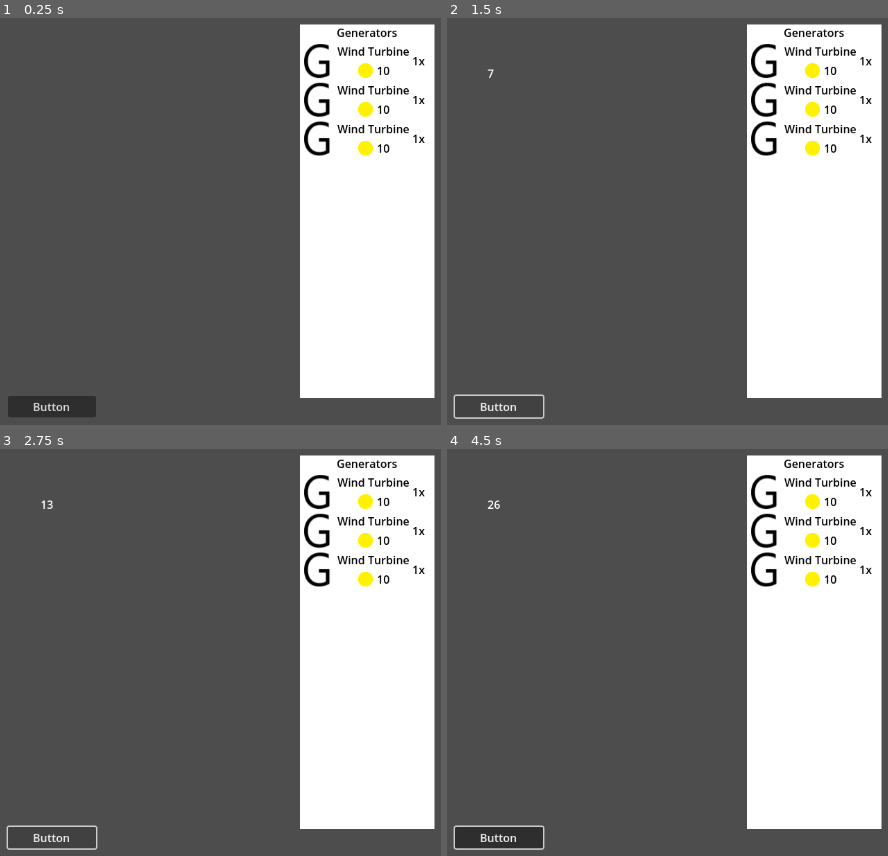
Above: before the commit, frames 1-4 (two rows, left to right).
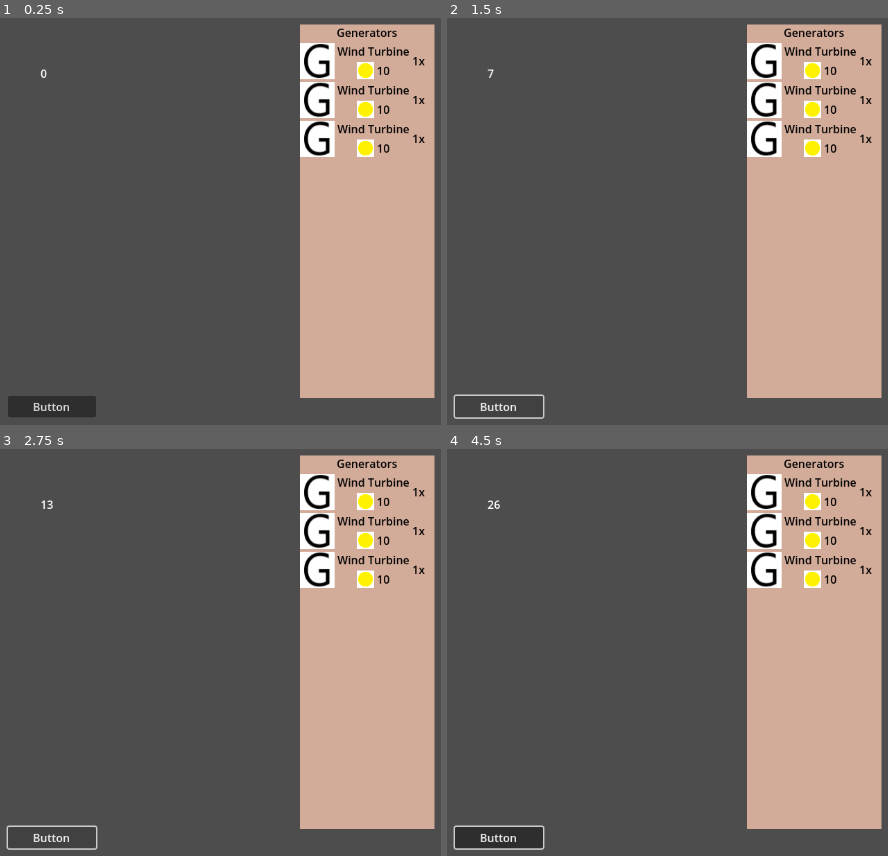
Above: after the commit, the same moments.

Repository: AdamMetz/Sustainify
Game: Godot game, scene res://scenes/Main.tscn
Two runs of this game, one before a commit and one after it. Both use one fixed random seed, a clock stepped at 60 frames per second and the inputs below.
Inputs (mouse positions are in pixels of both pictures, inside the frame that each line leads up to):
- Up to frame 1 (0.25 s): no input
- Up to frame 2 (1.5 s): click "Button" at 0.5 s; click "Button" at 1.25 s
- Up to frame 3 (2.75 s): click "Button" at 2 s
- Up to frame 4 (4.5 s): tap Enter at 2.75, 4.25 s; move the mouse to (680, 636) at 2.77 s; click (680, 636) at 2.92 s; tap Space at 3.5 s; move the mouse to (outside the picture) at 3.52 s; click (outside the picture) at 3.67 s; move the mouse to (583, 558) at 4.27 s; click (583, 558) at 4.42 s

The runs differ from the first frame. In frame 1, 25% of the frame differs, in the area x 9-99%, y 1-94%; in frame 2, 25%; in frame 3, 25%; in frame 4, 25%.
Error after the commit: Invalid assignment of property or key 'generatorName' with value of type 'String' on a base object of type 'HBoxContainer (WindTurbineGenerator)'. (res://scene…

Commit message:
Standardize naming conventions, add BaseGenerator class

Diff:
--- /dev/null
+++ b/src/scenes/Generator.gd
@@ -0,0 +1,20 @@
+extends HBoxContainer
+
+class_name BaseGenerator
+
+signal generator_purchased
+
+# Common properties
+var generator_name : String # Must be a unique property
+var cost : int
+var points_per_second : int
+var number_owned : int
+var price_increase : float
+
+func set_cost(new_cost : int): cost = new_cost
+
+func _on_gui_input(event):
+	if (event is InputEventMouseButton):
+		if (event.button_index == MOUSE_BUTTON_LEFT and event.pressed):
+			print(self.generator_name)
+			emit_signal("generator_purchased", self)
--- a/src/scenes/Main.gd
+++ b/src/scenes/Main.gd
@@ -1,27 +1,35 @@
 extends Control
 
-var sustainabilityPoints : int = 0
-var pointsPerClick : int = 1
-var pointsPerSecond : int = 5
+var sustainability_points : int = 0
+var points_per_click : int = 1
+var points_per_second : int = 5
 
 # Called when the node enters the scene tree for the first time.
 func _ready():
-	pass # Replace with function body.
+	for generator in $GeneratorsPanelBackground/GeneratorsContainer.get_children():
+		if generator is BaseGenerator:
+			generator.generator_purchased.connect(on_generator_purchased)
+	updatePoints(0)
 
 
 # Called every frame. 'delta' is the elapsed time since the previous frame.
 func _process(delta):
 	pass
 
-func updatePoints(points : int):
-	if (sustainabilityPoints + points >= 0):
-		sustainabilityPoints += points
-		$Label.text = str(sustainabilityPoints)
+func updatePoints(pointsDelta : int):
+	if (sustainability_points + pointsDelta >= 0):
+		sustainability_points += pointsDelta
+		$PointDisplay.text = str(sustainability_points)
 
+func updatePointsPerSecond(points_per_second_delta: int):
+	points_per_second += points_per_second_delta
 
 func _on_clicker_button_button_down():
-	updatePoints(pointsPerClick)
+	updatePoints(points_per_click)
 
 
 func _on_timer_timeout():
-	updatePoints(pointsPerSecond)
+	updatePoints(points_per_second)
+
+func on_generator_purchased(generator : BaseGenerator):
+	print(generator.cost)
--- a/src/scenes/Main.tscn
+++ b/src/scenes/Main.tscn
@@ -1,16 +1,26 @@
-[gd_scene load_steps=4 format=3 uid="uid://c651v7kq6daoc"]
+[gd_scene load_steps=7 format=3 uid="uid://c651v7kq6daoc"]
 
 [ext_resource type="Script" path="res://scenes/Main.gd" id="1_y24vv"]
 [ext_resource type="Texture2D" uid="uid://b0o5vwmdvugfc" path="res://assets/Generator-Dummy-Image.png" id="2_cuce1"]
+[ext_resource type="Texture2D" uid="uid://cdq84fb1nf85d" path="res://assets/Background.png" id="2_w8t11"]
+[ext_resource type="Script" path="res://scenes/WindTurbineGenerator.gd" id="3_3in7a"]
 [ext_resource type="Texture2D" uid="uid://wbmls4xd5htk" path="res://assets/Coin.png" id="3_h1xie"]
+[ext_resource type="Script" path="res://scenes/SolarPanelGenerator.gd" id="6_1ult1"]
 
 [node name="Main" type="Control"]
 layout_mode = 3
+anchors_preset = 15
 anchor_right = 1.0
 anchor_bottom = 1.0
 grow_horizontal = 2
 grow_vertical = 2
 script = ExtResource("1_y24vv")
+
+[node name="Background" type="TextureRect" parent="."]
+layout_mode = 0
+offset_right = 1152.0
+offset_bottom = 648.0
+texture = ExtResource("2_w8t11")
 
 [node name="ClickerButton" type="Button" parent="."]
 layout_mode = 1
@@ -27,7 +37,7 @@
 grow_vertical = 2
 text = "Button"
 
-[node name="Label" type="Label" parent="."]
+[node name="PointDisplay" type="RichTextLabel" parent="."]
 layout_mode = 0
 offset_left = 553.0
 offset_top = 90.0
@@ -37,122 +47,127 @@
 [node name="Timer" type="Timer" parent="."]
 autostart = true
 
-[node name="ColorRect" type="ColorRect" parent="."]
+[node name="GeneratorsPanelBackground" type="ColorRect" parent="."]
 layout_mode = 0
 offset_left = 927.0
 offset_top = 31.0
 offset_right = 1121.0
 offset_bottom = 570.0
+color = Color(0.823529, 0.670588, 0.6, 1)
 
-[node name="VBoxContainer" type="VBoxContainer" parent="ColorRect"]
+[node name="GeneratorsContainer" type="VBoxContainer" parent="GeneratorsPanelBackground"]
 layout_mode = 0
 offset_right = 194.0
 offset_bottom = 539.0
 
-[node name="GeneratorsLabel" type="Label" parent="ColorRect/VBoxContainer"]
+[node name="GeneratorsLabel" type="Label" parent="GeneratorsPanelBackground/GeneratorsContainer"]
 layout_mode = 2
 theme_override_colors/font_color = Color(0, 0, 0, 1)
 text = "Generators"
 horizontal_alignment = 1
 
-[node name="Generator" type="HBoxContainer" parent="ColorRect/VBoxContainer"]
+[node name="WindTurbineGenerator" type="HBoxContainer" parent="GeneratorsPanelBackground/GeneratorsContainer"]
 layout_mode = 2
+script = ExtResource("3_3in7a")
 
-[node name="GeneratorImage" type="TextureRect" parent="ColorRect/VBoxContainer/Generator"]
+[node name="GeneratorImage" type="TextureRect" parent="GeneratorsPanelBackground/GeneratorsContainer/WindTurbineGenerator"]
 layout_mode = 2
 texture = ExtResource("2_cuce1")
 
-[node name="VBoxContainer" type="VBoxContainer" parent="ColorRect/VBoxContainer/Generator"]
+[node name="VBoxContainer" type="VBoxContainer" parent="GeneratorsPanelBackground/GeneratorsContainer/WindTurbineGenerator"]
 layout_mode = 2
 
-[node name="GeneratorName" type="Label" parent="ColorRect/VBoxContainer/Generator/VBoxContainer"]
+[node name="GeneratorName" type="Label" parent="GeneratorsPanelBackground/GeneratorsContainer/WindTurbineGenerator/VBoxContainer"]
 layout_mode = 2
 theme_override_colors/font_color = Color(0, 0, 0, 1)
 text = "Wind Turbine"
 
-[node name="HBoxContainer" type="HBoxContainer" parent="ColorRect/VBoxContainer/Generator/VBoxContainer"]
+[node name="HBoxContainer" type="HBoxContainer" parent="GeneratorsPanelBackground/GeneratorsContainer/WindTurbineGenerator/VBoxContainer"]
 layout_mode = 2
 alignment = 1
 
-[node name="TextureRect" type="TextureRect" parent="ColorRect/VBoxContainer/Generator/VBoxContainer/HBoxContainer"]
+[node name="TextureRect" type="TextureRect" parent="GeneratorsPanelBackground/GeneratorsContainer/WindTurbineGenerator/VBoxContainer/HBoxContainer"]
 layout_mode = 2
 texture = ExtResource("3_h1xie")
 
-[node name="Label" type="Label" parent="ColorRect/VBoxContainer/Generator/VBoxContainer/HBoxContainer"]
+[node name="Label" type="Label" parent="GeneratorsPanelBackground/GeneratorsContainer/WindTurbineGenerator/VBoxContainer/HBoxContainer"]
 layout_mode = 2
 theme_override_colors/font_color = Color(0, 0, 0, 1)
 text = "10"
 
-[node name="NumberGeneratorOwned" type="Label" parent="ColorRect/VBoxContainer/Generator"]
+[node name="NumberGeneratorOwned" type="Label" parent="GeneratorsPanelBackground/GeneratorsContainer/WindTurbineGenerator"]
 layout_mode = 2
 theme_override_colors/font_color = Color(0, 0, 0, 1)
 text = "1x"
 
-[node name="Generator2" type="HBoxContainer" parent="ColorRect/VBoxContainer"]
+[node name="SolarPanelGenerator" type="HBoxContainer" parent="GeneratorsPanelBackground/GeneratorsContainer"]
 layout_mode = 2
+script = ExtResource("6_1ult1")
 
-[node name="GeneratorImage" type="TextureRect" parent="ColorRect/VBoxContainer/Generator2"]
+[node name="GeneratorImage" type="TextureRect" parent="GeneratorsPanelBackground/GeneratorsContainer/SolarPanelGenerator"]
 layout_mode = 2
 texture = ExtResource("2_cuce1")
 
-[node name="VBoxContainer" type="VBoxContainer" parent="ColorRect/VBoxContainer/Generator2"]
+[node name="VBoxContainer" type="VBoxContainer" parent="GeneratorsPanelBackground/GeneratorsContainer/SolarPanelGenerator"]
 layout_mode = 2
 
-[node name="GeneratorName" type="Label" parent="ColorRect/VBoxContainer/Generator2/VBoxContainer"]
+[node name="GeneratorName" type="Label" parent="GeneratorsPanelBackground/GeneratorsContainer/SolarPanelGenerator/VBoxContainer"]
 layout_mode = 2
 theme_override_colors/font_color = Color(0, 0, 0, 1)
 text = "Wind Turbine"
 
-[node name="HBoxContainer" type="HBoxContainer" parent="ColorRect/VBoxContainer/Generator2/VBoxContainer"]
+[node name="HBoxContainer" type="HBoxContainer" parent="GeneratorsPanelBackground/GeneratorsContainer/SolarPanelGenerator/VBoxContainer"]
 layout_mode = 2
 alignment = 1
 
-[node name="TextureRect" type="TextureRect" parent="ColorRect/VBoxContainer/Generator2/VBoxContainer/HBoxContainer"]
+[node name="TextureRect" type="TextureRect" parent="GeneratorsPanelBackground/GeneratorsContainer/SolarPanelGenerator/VBoxContainer/HBoxContainer"]
 layout_mode = 2
 texture = ExtResource("3_h1xie")
 
-[node name="Label" type="Label" parent="ColorRect/VBoxContainer/Generator2/VBoxContainer/HBoxContainer"]
+[node name="Label" type="Label" parent="GeneratorsPanelBackground/GeneratorsContainer/SolarPanelGenerator/VBoxContainer/HBoxContainer"]
 layout_mode = 2
 theme_override_colors/font_color = Color(0, 0, 0, 1)
 text = "10"
 
-[node name="NumberGeneratorOwned" type="Label" parent="ColorRect/VBoxContainer/Generator2"]
+[node name="NumberGeneratorOwned" type="Label" parent="GeneratorsPanelBackground/GeneratorsContainer/SolarPanelGenerator"]
 layout_mode = 2
 theme_override_colors/font_color = Color(0, 0, 0, 1)
 text = "1x"
 
-[node name="Generator3" type="HBoxContainer" parent="ColorRect/VBoxContainer"]
+[node name="Hydroelectric Dam" type="HBoxContainer" parent="GeneratorsPanelBackground/GeneratorsContainer"]
 layout_mode = 2
 
-[node name="GeneratorImage" type="TextureRect" parent="ColorRect/VBoxContainer/Generator3"]
+[node name="GeneratorImage" type="TextureRect" parent="GeneratorsPanelBackground/GeneratorsContainer/Hydroelectric Dam"]
 layout_mode = 2
 texture = ExtResource("2_cuce1")
 
-[node name="VBoxContainer" type="VBoxContainer" parent="ColorRect/VBoxContainer/Generator3"]
+[node name="VBoxContainer" type="VBoxContainer" parent="GeneratorsPanelBackground/GeneratorsContainer/Hydroelectric Dam"]
 layout_mode = 2
 
-[node name="GeneratorName" type="Label" parent="ColorRect/VBoxContainer/Generator3/VBoxContainer"]
+[node name="GeneratorName" type="Label" parent="GeneratorsPanelBackground/GeneratorsContainer/Hydroelectric Dam/VBoxContainer"]
 layout_mode = 2
 theme_override_colors/font_color = Color(0, 0, 0, 1)
 text = "Wind Turbine"
 
-[node name="HBoxContainer" type="HBoxContainer" parent="ColorRect/VBoxContainer/Generator3/VBoxContainer"]
+[node name="HBoxContainer" type="HBoxContainer" parent="GeneratorsPanelBackground/GeneratorsContainer/Hydroelectric Dam/VBoxContainer"]
 layout_mode = 2
 alignment = 1
 
-[node name="TextureRect" type="TextureRect" parent="ColorRect/VBoxContainer/Generator3/VBoxContainer/HBoxContainer"]
+[node name="TextureRect" type="TextureRect" parent="GeneratorsPanelBackground/GeneratorsContainer/Hydroelectric Dam/VBoxContainer/HBoxContainer"]
 layout_mode = 2
 texture = ExtResource("3_h1xie")
 
-[node name="Label" type="Label" parent="ColorRect/VBoxContainer/Generator3/VBoxContainer/HBoxContainer"]
+[node name="Label" type="Label" parent="GeneratorsPanelBackground/GeneratorsContainer/Hydroelectric Dam/VBoxContainer/HBoxContainer"]
 layout_mode = 2
 theme_override_colors/font_color = Color(0, 0, 0, 1)
 text = "10"
 
-[node name="NumberGeneratorOwned" type="Label" parent="ColorRect/VBoxContainer/Generator3"]
+[node name="NumberGeneratorOwned" type="Label" parent="GeneratorsPanelBackground/GeneratorsContainer/Hydroelectric Dam"]
 layout_mode = 2
 theme_override_colors/font_color = Color(0, 0, 0, 1)
 text = "1x"
 
 [connection signal="button_down" from="ClickerButton" to="." method="_on_clicker_button_button_down"]
 [connection signal="timeout" from="Timer" to="." method="_on_timer_timeout"]
+[connection signal="gui_input" from="GeneratorsPanelBackground/GeneratorsContainer/WindTurbineGenerator" to="GeneratorsPanelBackground/GeneratorsContainer/WindTurbineGenerator" method="_on_gui_input"]
+[connection signal="gui_input" from="GeneratorsPanelBackground/GeneratorsContainer/SolarPanelGenerator" to="GeneratorsPanelBackground/GeneratorsContainer/SolarPanelGenerator" method="_on_gui_input"]
--- /dev/null
+++ b/src/scenes/SolarPanelGenerator.gd
@@ -0,0 +1,11 @@
+extends './Generator.gd'
+
+class_name SolarPanelGenerator
+
+# Called when the node enters the scene tree for the first time.
+func _ready():
+	self.generatorName = "Solar Panel"
+	self.cost = 100
+	self.pointsPerSecond = 10
+	self.numberOwned = 0
+	self.priceIncrease = 1.2
--- /dev/null
+++ b/src/scenes/WindTurbineGenerator.gd
@@ -0,0 +1,11 @@
+extends './Generator.gd'
+
+class_name WindTurbineGenerator
+
+# Called when the node enters the scene tree for the first time.
+func _ready():
+	self.generatorName = "Wind Turbine"
+	self.cost = 10
+	self.pointsPerSecond = 5
+	self.numberOwned = 0
+	self.priceIncrease = 1.2
